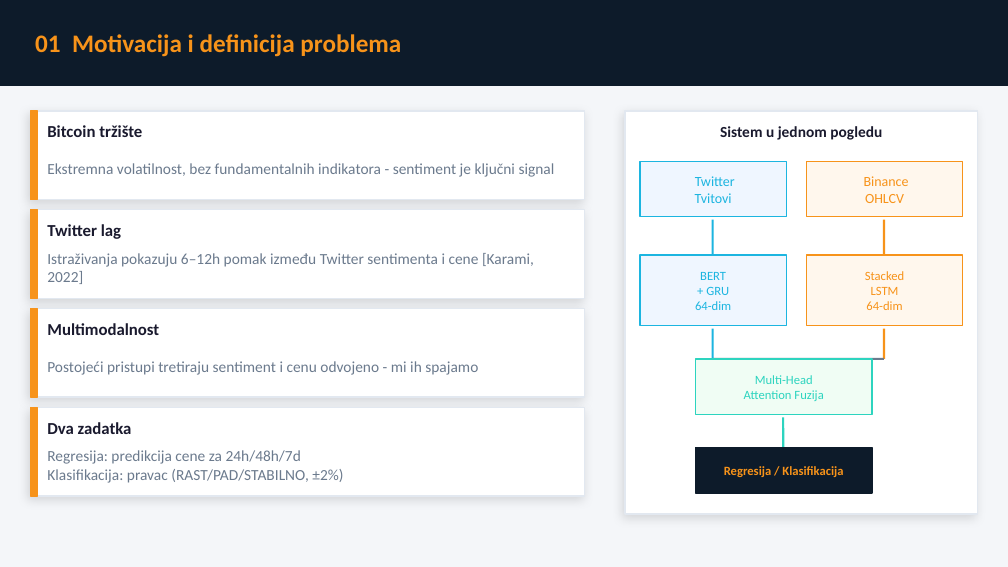
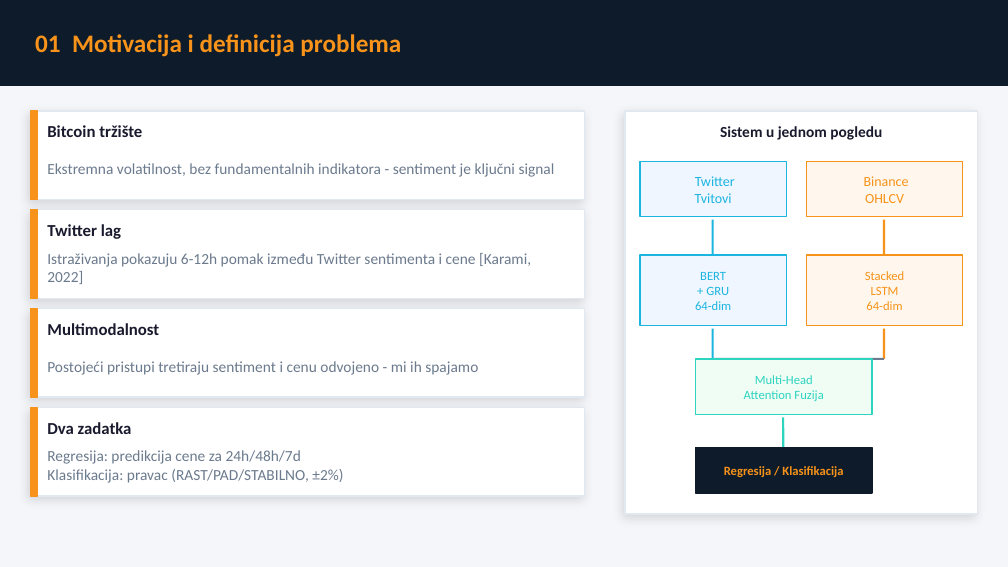
Before and after one commit to borisletic/bitcoin-multimodal-prediction, a slide deck: slide 3 of Predikcija_Bitcoina_Prezentacija.pptx. Drawn at 1008x567 pixels with LibreOffice and Linux fonts; fonts in the diff are those of the drawing. Boxes give left, top, right and bottom in pixels: in the first picture for what was removed or moved away, otherwise in the second. Text is boxed around its words. In the diff, an @@ line names an element or a change of style, - is before the commit and + after.

```diff
--- a/Predikcija_Bitcoina_Prezentacija.pptx
+++ b/Predikcija_Bitcoina_Prezentacija.pptx
@@ text at (47,253,531,284): text changed @@
-Istraživanja pokazuju 6–12h pomak između Twitter sentimenta i cene [Karami, 2022]
+Istraživanja pokazuju 6-12h pomak između Twitter sentimenta i cene [Karami, 2022]
```
Also in this commit, not shown: 2 other slides changed.
